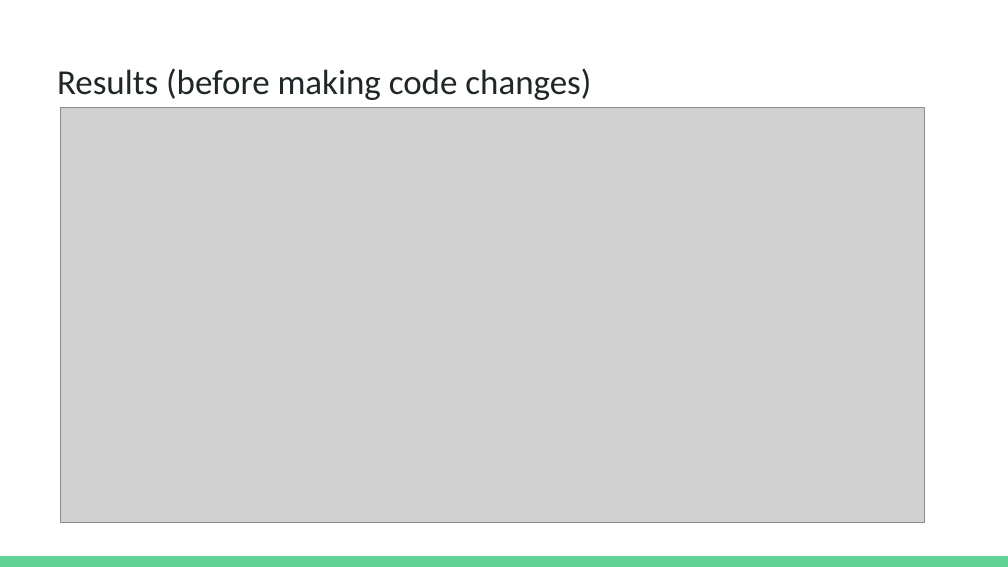
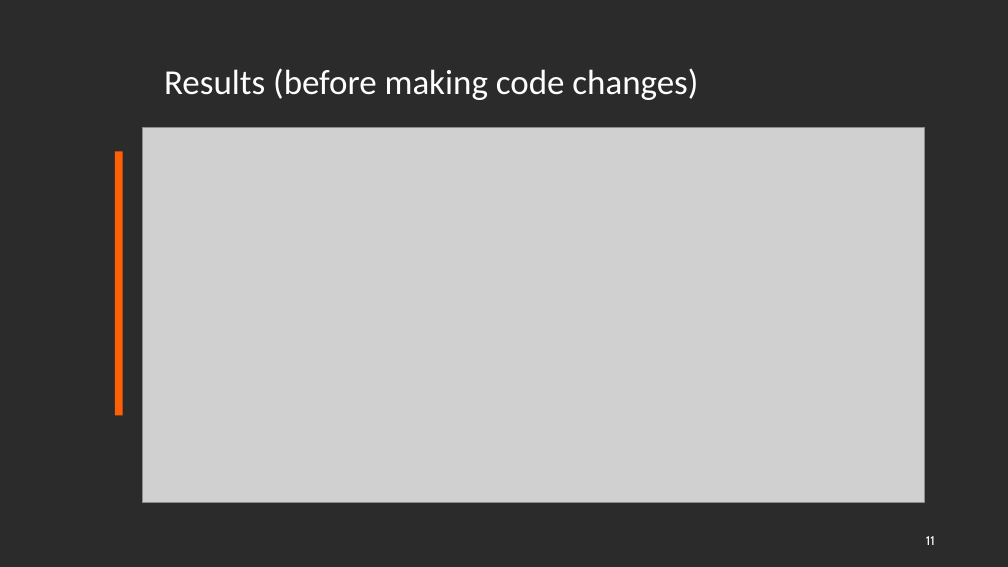
Before and after one commit to dbiswas0605/MCS-DS-CS598-DLH-HiCu, a slide deck: slide 11 of Presentation/CS598 DL4H Project Presentation.pptx. Drawn at 1008x567 pixels with LibreOffice and Linux fonts; fonts in the diff are those of the drawing; grey boxes stand for pictures; background and template pictures are left out; a plain dark background stands for a picture behind light text. Boxes give left, top, right and bottom in pixels: in the first picture for what was removed or moved away, otherwise in the second. Text is boxed around its words. In the diff, an @@ line names an element or a change of style, - is before the commit and + after.

```diff
--- a/Presentation/CS598 DL4H Project Presentation.pptx
+++ b/Presentation/CS598 DL4H Project Presentation.pptx
@@ background #FFFFFF to picture (left out) @@
@@ title "Results (before making code changes)": place and size @@
-title "Results (before making code changes)" at [57,68,591,100]
+title "Results (before making code changes)" at [164,68,698,100]
@@ title "Results (before making code changes)" at [164,68,698,100]: text colour #202729 to #FFFEFF @@
@@ picture: place and size @@
-picture at [60,108,924,522]
+picture at [142,127,924,502]
@@ rectangle added at [115,151,123,415], fill #FF5F05 @@
@@ page number added at [926,536,935,545], 9 pt, text #FFFFFF @@
+11
@@ rectangle removed at [0,556,1008,567] @@
```
Also in this commit, not shown: 13 other slides changed, 1 slide added, 1 other file.
